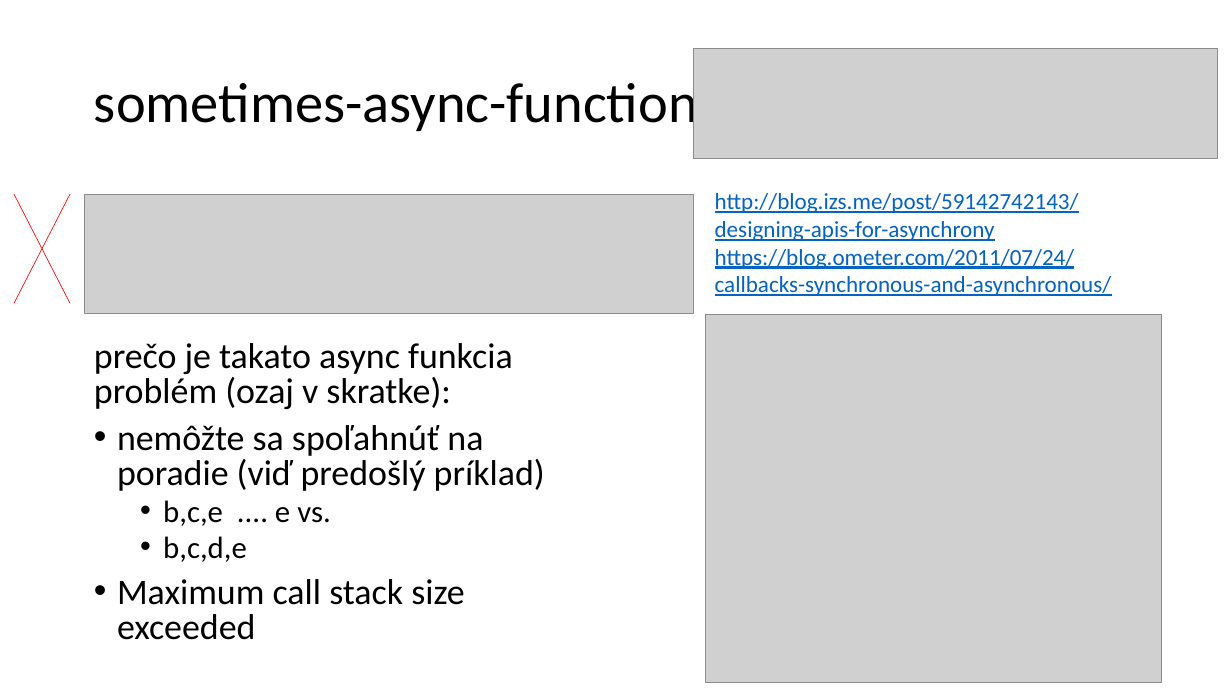
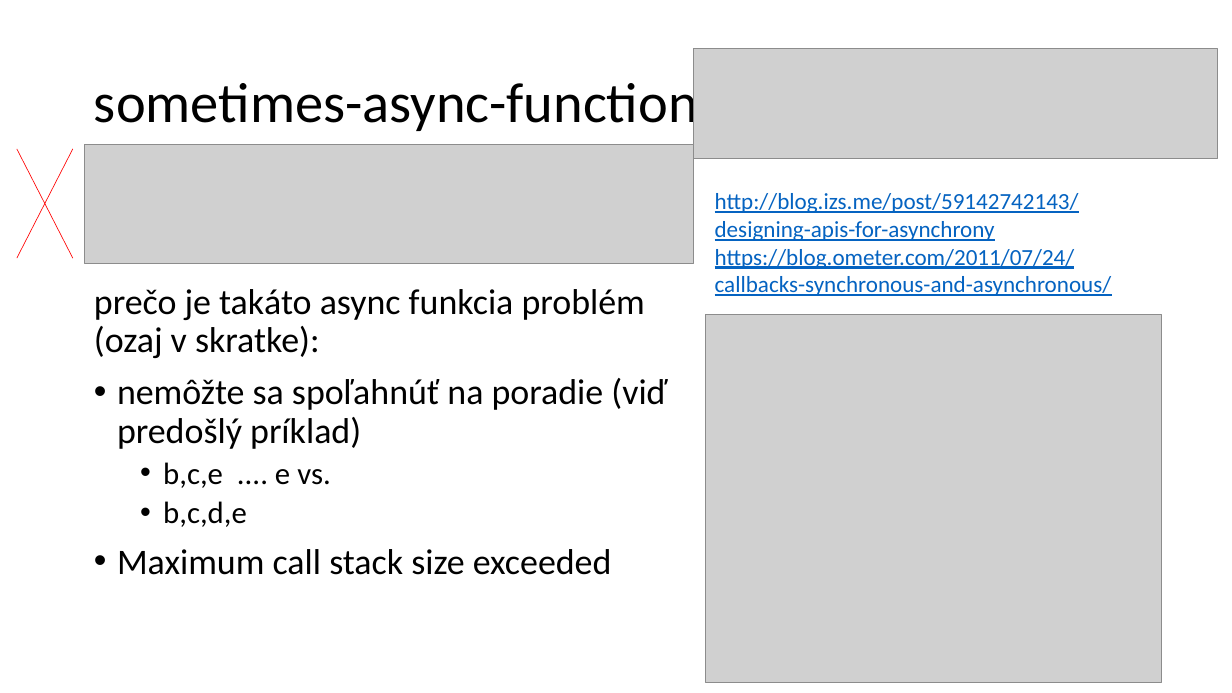
Before and after one commit to yimejky/wawjs, a slide deck: slide 35 of 09-prednaska/async.pptx. Drawn at 1232x693 pixels with LibreOffice and Linux fonts; fonts in the diff are those of the drawing; grey boxes stand for pictures. Boxes give left, top, right and bottom in pixels: in the first picture for what was removed or moved away, otherwise in the second. Text is boxed around its words. In the diff, an @@ line names an element or a change of style, - is before the commit and + after.

```diff
--- a/09-prednaska/async.pptx
+++ b/09-prednaska/async.pptx
@@ line moved from (14, 303) - (70, 194) to (17, 258) - (73, 149) @@
@@ line moved from (70, 303) - (14, 194) to (73, 258) - (17, 149) @@
@@ picture: place and size @@
-picture at <box>85,194,694,313</box>
+picture at <box>85,144,694,263</box>
@@ text "prečo je takáto async funkcia ...": place and size @@
-text "prečo je takáto async funkcia ..." at <box>94,343,545,640</box>
+text "prečo je takáto async funkcia ..." at <box>94,289,667,575</box>
@@ text at <box>94,289,645,358</box>: text changed @@
-prečo je takato async funkcia problém (ozaj v skratke):
+prečo je takáto async funkcia problém (ozaj v skratke):
@@ text at <box>117,378,667,575</box>: line spacing 0.8 to 0.9 @@
```
Also in this commit, not shown: 7 other slides changed, 1 slide added, 5 other files.
